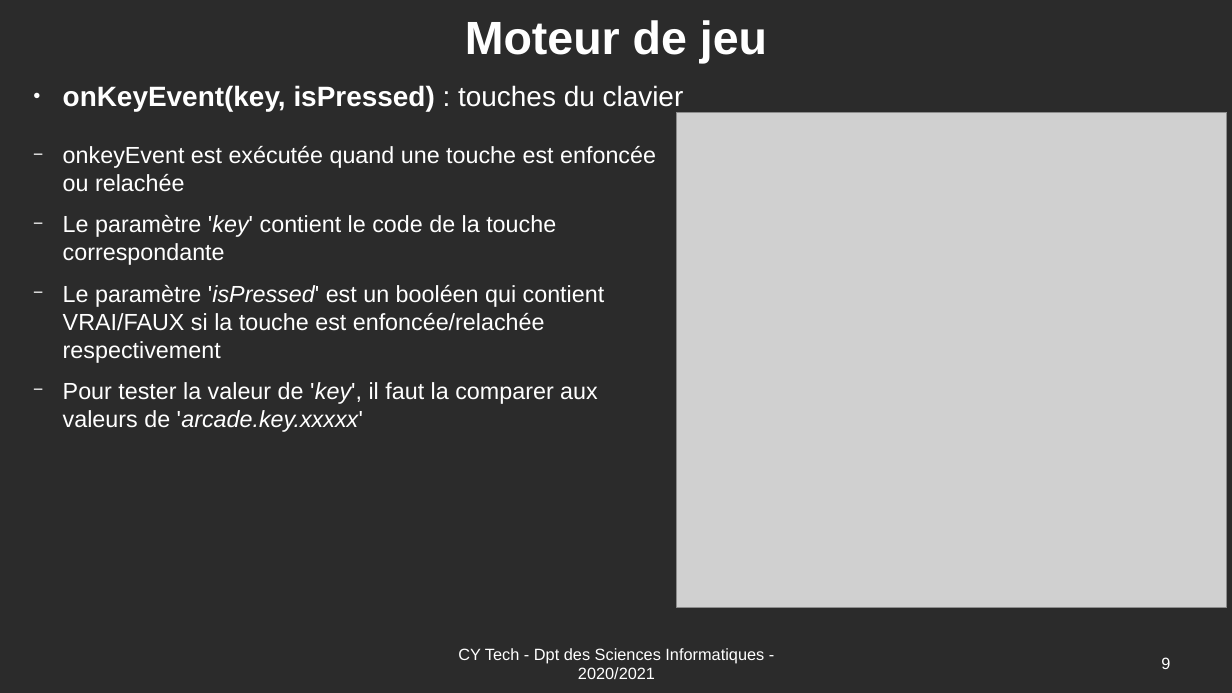
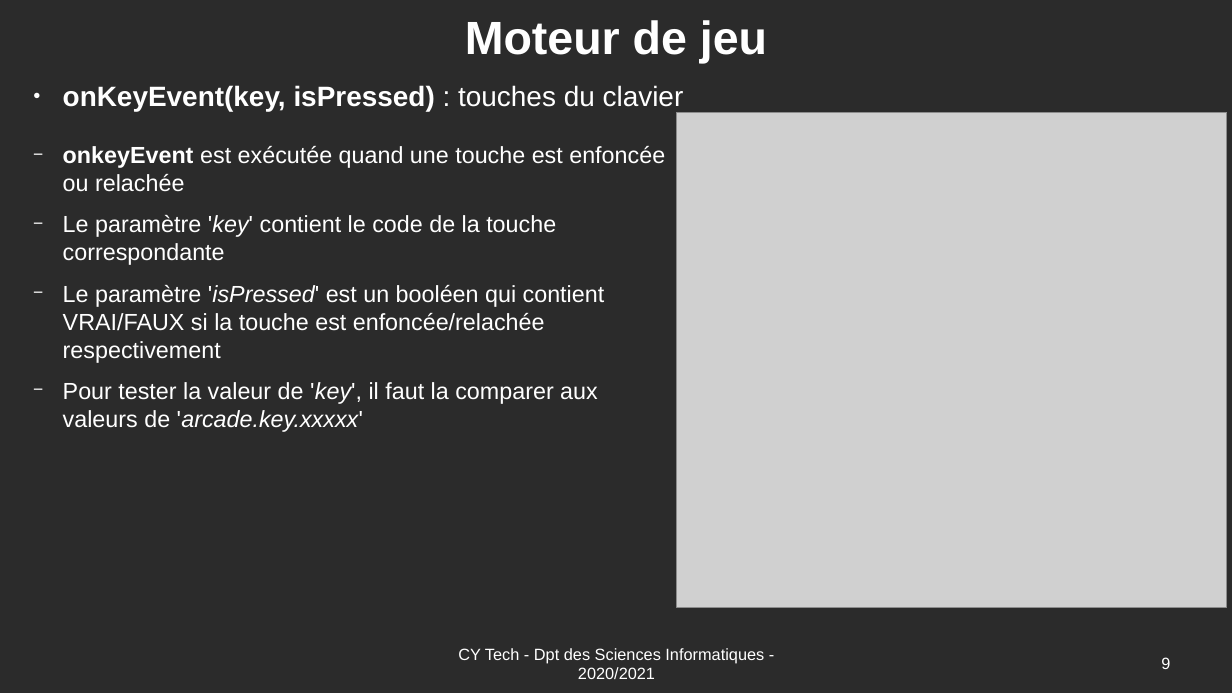
Before and after one commit to Romuald78/pyArcade, a slide deck: slide 9 of doc/UE_Libre_Jeu_Arcade_Documentation.odp. Drawn at 1232x693 pixels with LibreOffice and Linux fonts; fonts in the diff are those of the drawing; grey boxes stand for pictures; background and template pictures are left out; a plain dark background stands for a picture behind light text. Boxes give left, top, right and bottom in pixels: in the first picture for what was removed or moved away, otherwise in the second. Text is boxed around its words. In the diff, an @@ line names an element or a change of style, - is before the commit and + after.

```diff
--- a/doc/UE_Libre_Jeu_Arcade_Documentation.odp
+++ b/doc/UE_Libre_Jeu_Arcade_Documentation.odp
@@ text at (63,146,665,191): bold on in "onkeyEvent" @@
```
Also in this commit, not shown: 6 other slides changed, 4 slides added, 1 other file.
